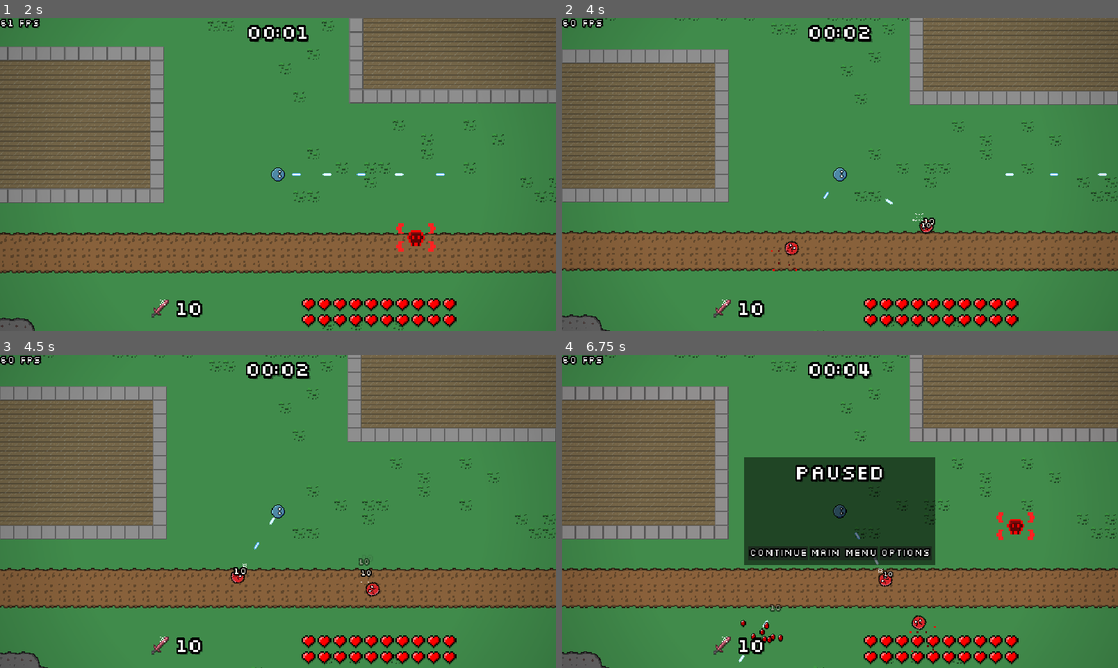
Above: before the commit, frames 1-4 (two rows, left to right).
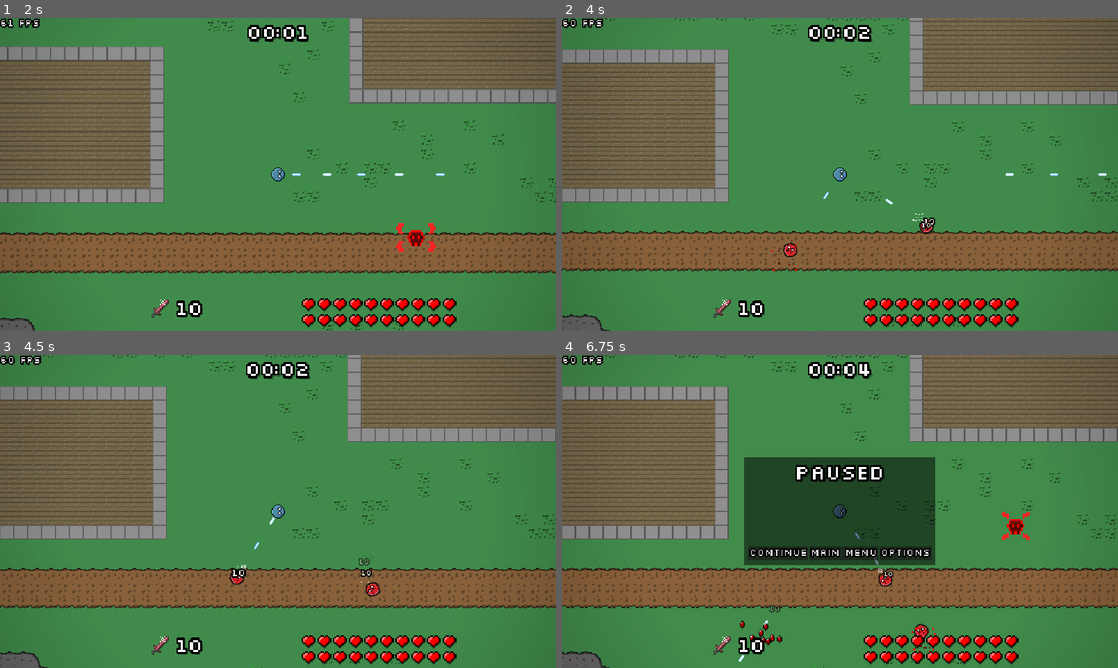
Above: after the commit, the same moments.

Repository: veprogames/top-down-incremental
Game: Godot game, scene res://main_menu/main_menu.tscn
Two runs of this game, one before a commit and one after it. Both use one fixed random seed, a clock stepped at 60 frames per second and the inputs below.
Inputs (mouse positions are in pixels of both pictures, inside the frame that each line leads up to):
- Up to frame 1 (2 s): click "Play" at 0.5 s; move the mouse to (305, 174) at 1.27 s
- Up to frame 2 (4 s): move the mouse to (812, 174) at 2.02 s; hold Escape (game_back) 2.03-2.75 s; click "Continue" at 2.75 s; move the mouse to (851, 168) at 3.52 s
- Up to frame 3 (4.5 s): move the mouse to (272, 517) at 4.27 s
- Up to frame 4 (6.75 s): move the mouse to (878, 514) at 5.02 s; hold Escape (game_back) 5.03-5.75 s; click "Continue" at 5.75 s; move the mouse to (795, 508) at 6.52 s; hold Escape (game_back) from 6.53 s (still down)

Frame 1 is identical in both runs. In frame 2, less than 0.1% of the frame differs, in the area x 39-48%, y 57-77%; in frame 3, 0.1%; in frame 4, 0.5%, in the area x 31-85%, y 50-99%.

Commit message:
30mins -> 20mins, increase spawnrate over time, increase movement firerate bonus

Diff:
--- a/enemy/enemies/enemy_black.tscn
+++ b/enemy/enemies/enemy_black.tscn
@@ -9,7 +9,7 @@
 radius = 42.0
 
 [node name="EnemyBlack" instance=ExtResource("1_3dxtf")]
-hp = 5e+07
+hp = 5e+06
 color = Color(0.12549, 0.12549, 0.12549, 1)
 
 [node name="EnemyVisuals" parent="." index="0"]
--- a/enemy/enemies/enemy_blue.tscn
+++ b/enemy/enemies/enemy_blue.tscn
@@ -10,7 +10,7 @@
 radius = 32.0
 
 [node name="EnemyBlue" instance=ExtResource("1_2th5u")]
-hp = 50000.0
+hp = 30000.0
 color = Color(0, 0.25098, 1, 1)
 
 [node name="EnemyMoveBehaviorNoise" parent="." index="0" instance=ExtResource("2_k0hjg")]
--- a/enemy/enemies/enemy_magenta.tscn
+++ b/enemy/enemies/enemy_magenta.tscn
@@ -10,7 +10,7 @@
 radius = 40.0
 
 [node name="EnemyMagenta" instance=ExtResource("1_ikw3l")]
-hp = 1e+06
+hp = 300000.0
 color = Color(1, 0, 1, 1)
 
 [node name="EnemyVisuals" parent="." index="0"]
--- a/enemy/enemies/enemy_purple.tscn
+++ b/enemy/enemies/enemy_purple.tscn
@@ -9,7 +9,7 @@
 radius = 30.0
 
 [node name="EnemyPurple" instance=ExtResource("1_hm0e4")]
-hp = 200000.0
+hp = 100000.0
 color = Color(0.501961, 0, 1, 1)
 
 [node name="EnemyVisuals" parent="." index="0"]
--- a/enemy/enemies/enemy_white.tscn
+++ b/enemy/enemies/enemy_white.tscn
@@ -8,7 +8,7 @@
 radius = 38.0
 
 [node name="EnemyWhite" instance=ExtResource("1_m2cps")]
-hp = 5e+06
+hp = 1e+06
 color = Color(1, 1, 1, 1)
 
 [node name="EnemyVisuals" parent="." index="0"]
--- a/enemy/enemy_factory.gd
+++ b/enemy/enemy_factory.gd
@@ -16,13 +16,13 @@
 
 
 static func get_lategame_hp(level_time: float) -> float:
-	var exponent: float = maxf(0.0, (level_time - 1800) / 120)
-	return 50e6 * 2 ** exponent
+	var exponent: float = maxf(0.0, (level_time - 1200) / 120 - 1)
+	return 5e6 * 2 ** exponent
 
 
 static func get_tier_for_time(level_time: float) -> int:
 	var bias: float = clampf(-log(randf()) / log(5), 0, 3)
-	var tier: int = int(level_time / 180 + bias - 0.5)
+	var tier: int = int(level_time / 120 + bias - 0.25)
 	return clampi(tier, 0, Enemies.size() - 1)
 
 
--- a/player/player.gd
+++ b/player/player.gd
@@ -66,7 +66,8 @@
 	move_and_slide()
 
 	# calculate after slide to prevent "running into wall" exploit
-	var additional_firerate: float = 0.02 * velocity.length()
+	var additional_firerate: float = 0.03 * velocity.length()
+	additional_firerate = minf(additional_firerate, 25)
 	shoot_timer += (5 + additional_firerate) * delta
 
 	if shoot_timer >= 1.0:
--- a/spawner/level_spawner.gd
+++ b/spawner/level_spawner.gd
@@ -3,14 +3,27 @@
 
 @onready var level: Level = get_tree().current_scene as Level
 @onready var player: Player = get_tree().get_first_node_in_group(&"player") as Player
+@onready var timer: Timer = $Timer
 
 
 func _ready() -> void:
 	assert(is_instance_valid(level) and is_instance_valid(player))
 
+	timer.wait_time = get_spawn_interval(level.time)
+
+
+func get_spawn_interval(level_time: float) -> float:
+	if is_lategame():
+		return 1.0 / 4.0
+	return 1.0 / clampf(
+		1.6 + 0.001 * (level_time - 300),
+		1.6,
+		3.0
+	)
+
 
 func is_lategame() -> bool:
-	return level.time >= 1800
+	return level.time >= 1200
 
 
 func get_tier(time: float) -> int:
@@ -37,3 +50,5 @@
 		var indicator: EnemySpawnIndicator = EnemySpawnIndicator.create(pos, enemy)
 
 		level.add_child(indicator)
+
+		timer.wait_time = get_spawn_interval(level.time)
